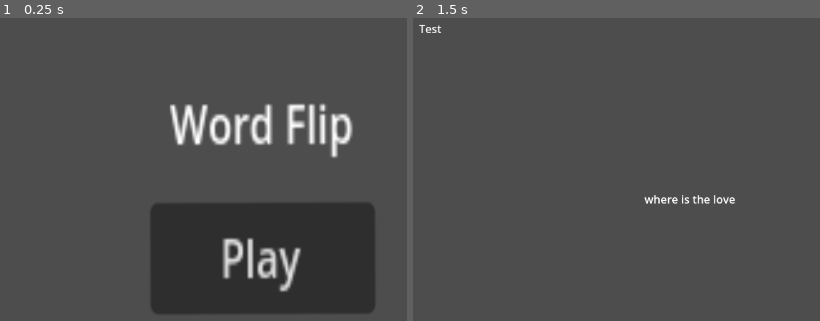
Above: before the commit, frames 1-2 (left to right).
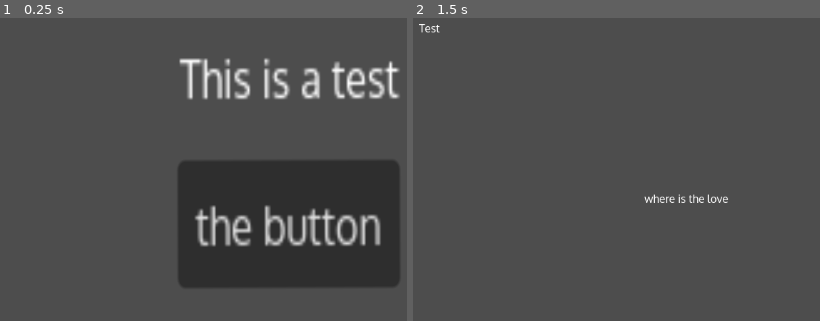
Above: after the commit, the same moments.

Repository: namiwa/game_godot
Game: Godot game, scene res://loadout.tscn
The game is run twice, just before and just after one commit, with the same random seed, the same clock (stepped at 60 frames per second) and the same inputs.
Inputs:
- Up to frame 1 (0.25 s): no input
- Up to frame 2 (1.5 s): click "Play" (after the commit: "the button") at 0.5 s; tap Enter at 1.25 s

The runs differ from the first frame. In frame 1, 26% of the frame differs, in the area x 37-99%, y 13-98%; in frame 2, 0.5%.

Commit message:
wip: add dynamic fonts

Diff:
--- a/loadout.tscn
+++ b/loadout.tscn
@@ -8,19 +8,20 @@
 scale = Vector2(3.59846, 4.71508)
 script = ExtResource("1_ncjh4")
 
+[node name="RichTextLabel" type="RichTextLabel" parent="."]
+offset_left = 111.628
+offset_top = 18.1287
+offset_right = 201.628
+offset_bottom = 40.1287
+text = "This is a test"
+scroll_active = false
+autowrap_mode = 2
+
 [node name="Button" type="Button" parent="."]
-offset_left = 100.276
-offset_top = 67.0889
-offset_right = 190.276
-offset_bottom = 101.089
-text = "Play
-"
-
-[node name="RichTextLabel" type="RichTextLabel" parent="."]
-offset_left = 107.673
-offset_top = 31.4791
-offset_right = 185.673
-offset_bottom = 58.4791
-text = "Word Flip"
+offset_left = 110.9
+offset_top = 53.7573
+offset_right = 199.9
+offset_bottom = 92.7573
+text = "the button"
 
 [connection signal="pressed" from="Button" to="." method="_on_button_pressed"]
--- a/project.godot
+++ b/project.godot
@@ -19,7 +19,14 @@
 
 Global="*res://global.gd"
 
+[gui]
+
+theme/custom_font="res://Fonts/Oxygen-Regular.ttf"
+theme/default_font_antialiasing=0
+theme/default_font_hinting=0
+theme/default_font_subpixel_positioning=0
+theme/lcd_subpixel_layout=0
+
 [rendering]
 
-renderer/rendering_method="gl_compatibility"
 renderer/rendering_method.mobile="gl_compatibility"
Binary file added: Fonts/Oxygen-Regular.ttf
Not shown, added: Fonts/Oxygen-Regular.ttf.import
